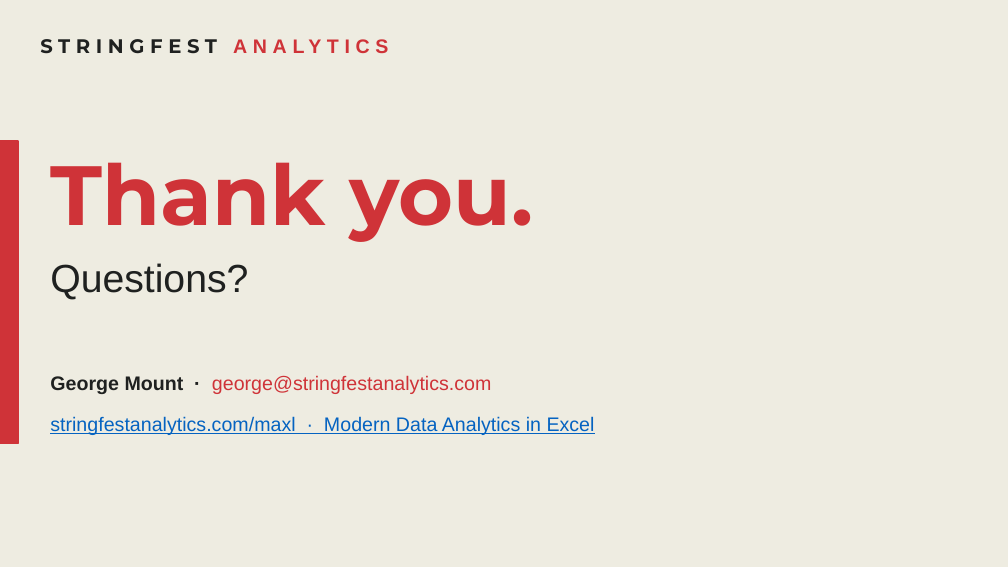
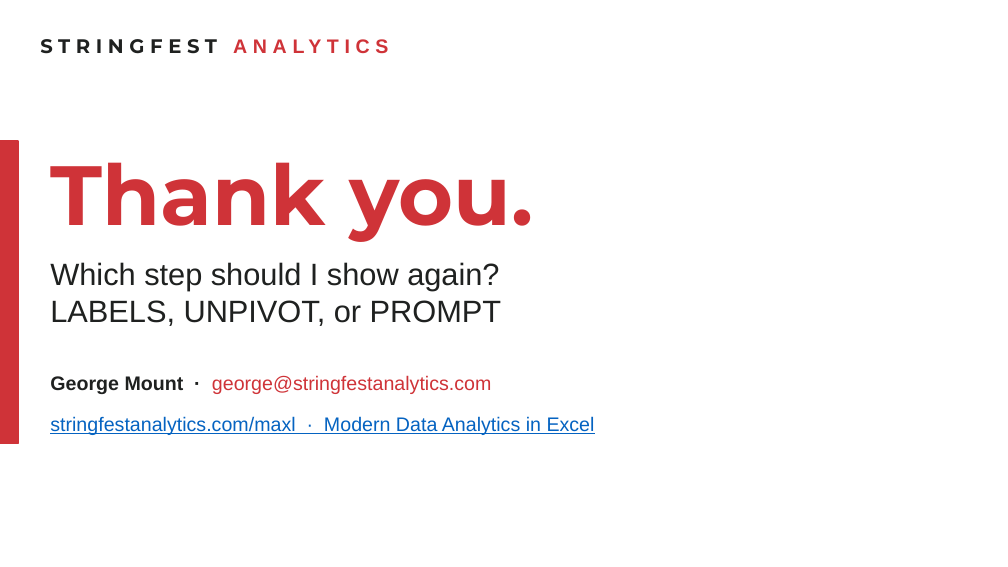
Before and after one commit to stringfestdata/ai-for-excel-demo-day, a slide deck: slide 18 of AI-for-Excel-Demo-Day.pptx. Drawn at 1008x567 pixels with LibreOffice and Linux fonts; fonts in the diff are those of the drawing. Boxes give left, top, right and bottom in pixels: in the first picture for what was removed or moved away, otherwise in the second. Text is boxed around its words. In the diff, an @@ line names an element or a change of style, - is before the commit and + after.

```diff
--- a/AI-for-Excel-Demo-Day.pptx
+++ b/AI-for-Excel-Demo-Day.pptx
@@ background #EEECE1 to #FFFFFF @@
@@ text at bbox=[50, 262, 501, 326]: text changed; size 28 to 22 pt @@
-Questions?
+Which step should I show again?
+LABELS, UNPIVOT, or PROMPT
```
Also in this commit, not shown: 16 other slides changed, 1 slide added, 1 slide removed, 5 other files.
